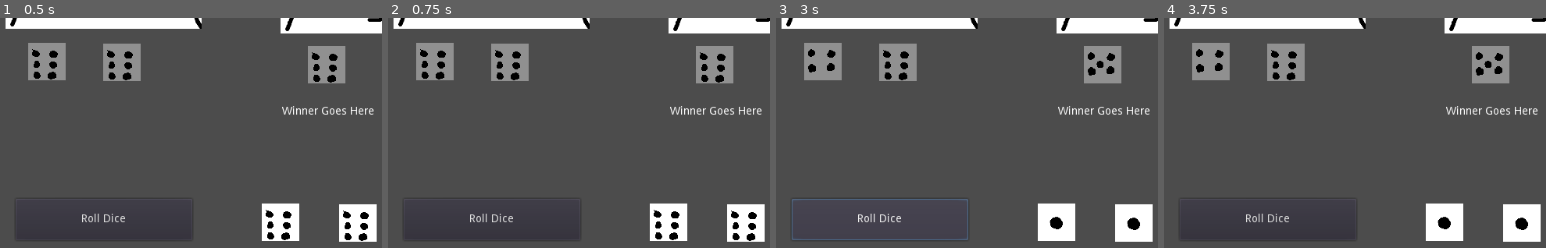
Above: before the commit, frames 1-4 (left to right).
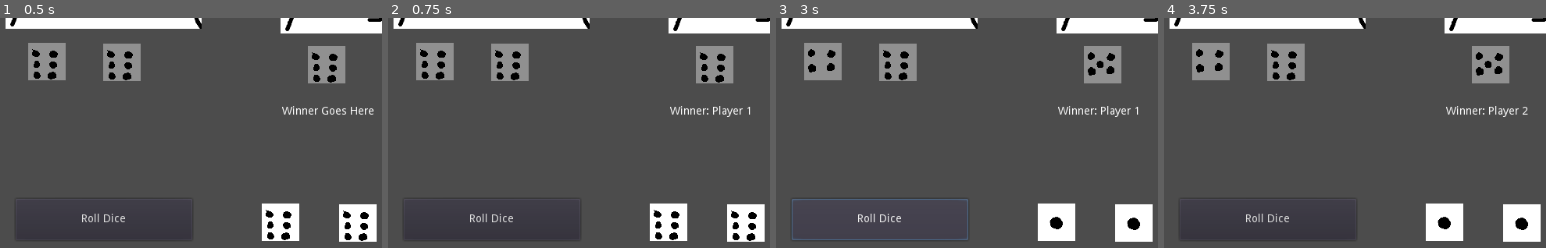
Above: after the commit, the same moments.

Repository: DiegoArmando/GMTK-Game-Jam-2022
Game: Godot game, scene res://Main.tscn
Two runs of this game, one before a commit and one after it. Both use one fixed random seed, a clock stepped at 60 frames per second and the inputs below.
Inputs (mouse positions are % of the whole screen's width and height, from its top left):
- Up to frame 1 (0.5 s): no input
- Up to frame 2 (0.75 s): click (37, 94) at 0.5 s
- Up to frame 3 (3 s): click (47, 95) at 1.25 s; click (56, 94) at 2 s; click "Roll Dice" at 2.75 s
- Up to frame 4 (3.75 s): click (37, 94) at 3.5 s
The pictures show only the part of the screen within x 0-50%, y 50-100%; the shares and areas given below are measured in that part.

Frame 1 is identical in both runs. In frame 2, 0.3% of the frame differs, in the area x 83-98%, y 38-44%; in frame 3, 0.3%; in frame 4, 0.3%.
Error before the commit: Invalid call to function 'sort_custom' in base 'Array'. Expected 2 arguments. (res://DiceBoss.gd:113)

Commit message:
Improved hand sorting

Diff:
--- a/DiceBoss.gd
+++ b/DiceBoss.gd
@@ -30,7 +30,13 @@
 class HandSorter:
 	static func sort_ascending(a,b):
 		if a[0] == b[0]:
-			return a[1] < b[1]
+			if a[1][2] == b[1][2]:
+				if a[1][1] == b[1][1]:
+					return a[1][0] < b[1][0]
+				else:
+					return a[1][1] < b[1][1]
+			else:
+					return a[1][2] < b[1][2]
 		return a[0] < b[0]
 # Declare member variables here. Examples:
 # var a = 2
@@ -97,20 +103,16 @@
 	p2_hand.sort()
 	p3_hand.sort()
 
-	var p1_high = p1_hand.back()
-	var p2_high = p2_hand.back()
-	var p3_high = p3_hand.back()
-
 	var p1_type = determine_type(p1_hand)
 	var p2_type = determine_type(p2_hand)
 	var p3_type = determine_type(p3_hand)
 
-	var p1_hand_obj = [p1_type, p1_high]
-	var p2_hand_obj = [p2_type, p2_high]
-	var p3_hand_obj = [p3_type, p3_high]
+	var p1_hand_obj = [p1_type, p1_hand]
+	var p2_hand_obj = [p2_type, p2_hand]
+	var p3_hand_obj = [p3_type, p3_hand]
 
 	var all_hands = [p1_hand_obj, p2_hand_obj, p3_hand_obj]
-	all_hands.sort_custom()
+	all_hands.sort_custom(HandSorter, "sort_ascending")
 	var winner
 	match all_hands.back():
 		p1_hand_obj:
@@ -120,5 +122,5 @@
 		p3_hand_obj:
 			winner = "Player 3"
 
-	$TestText.text = "Winner is " + winner
+	$TestText.text = "Winner: " + winner
 	#pass
